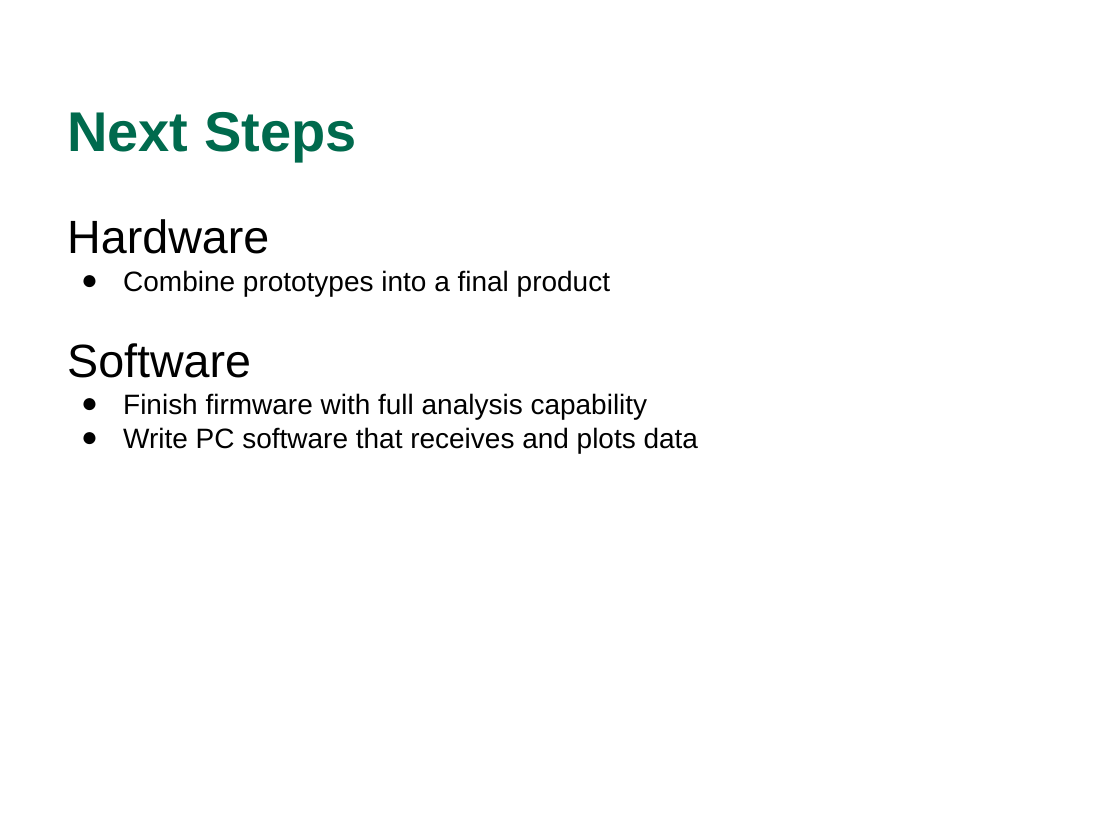
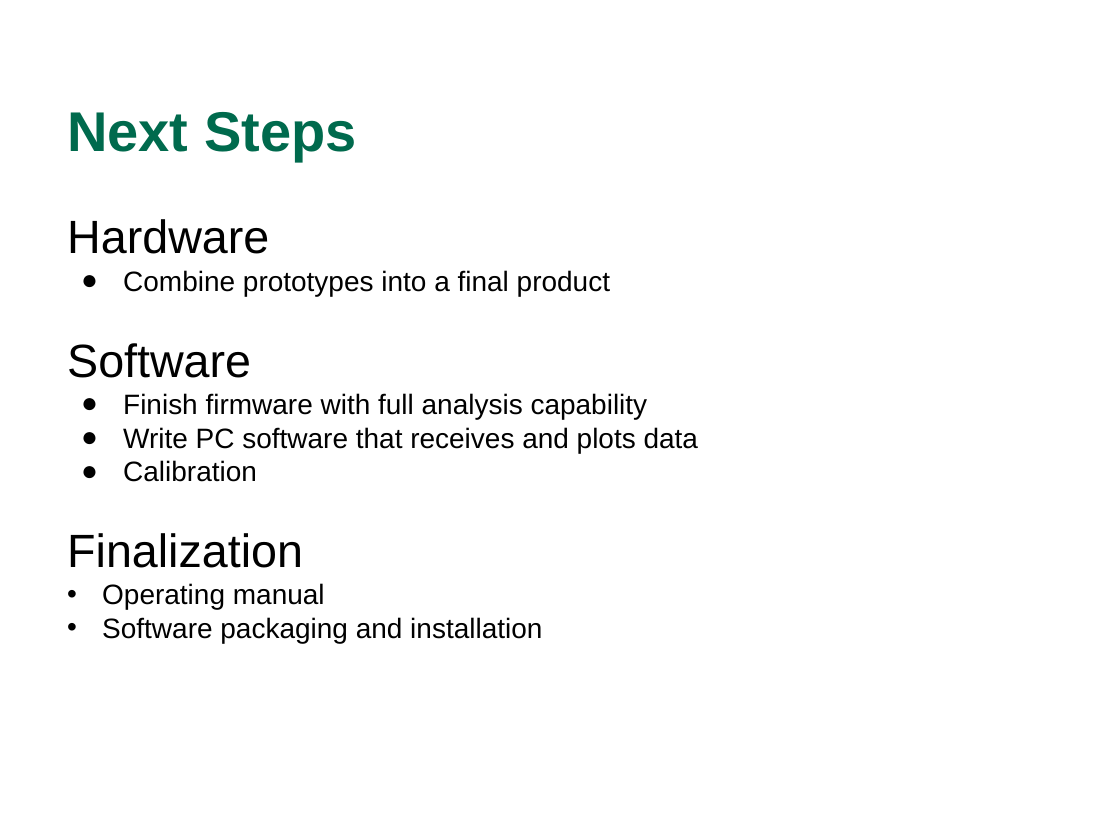
Before and after one commit to WCP52/docs, a slide deck: slide 16 of official/intpres/WCP52 Gain-Phase Interim Presentation.pptx. Drawn at 1120x840 pixels with LibreOffice and Linux fonts; fonts in the diff are those of the drawing. Boxes give left, top, right and bottom in pixels: in the first picture for what was removed or moved away, otherwise in the second. Text is boxed around its words. In the diff, an @@ line names an element or a change of style, - is before the commit and + after.

```diff
--- a/official/intpres/WCP52 Gain-Phase Interim Presentation.pptx
+++ b/official/intpres/WCP52 Gain-Phase Interim Presentation.pptx
@@ text at [67, 460, 542, 643]: paragraphs added @@
+● Calibration
+Finalization
+• Operating manual
+• Software packaging and installation
```
Also in this commit, not shown: 4 other slides changed, 2 other files.
